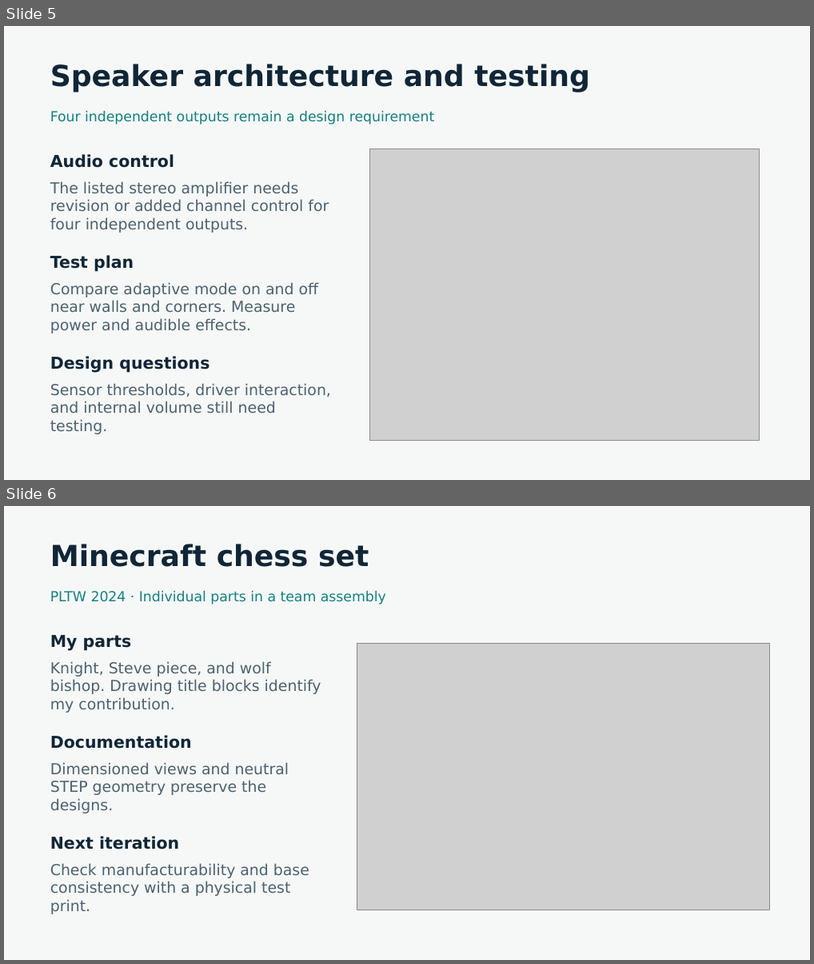
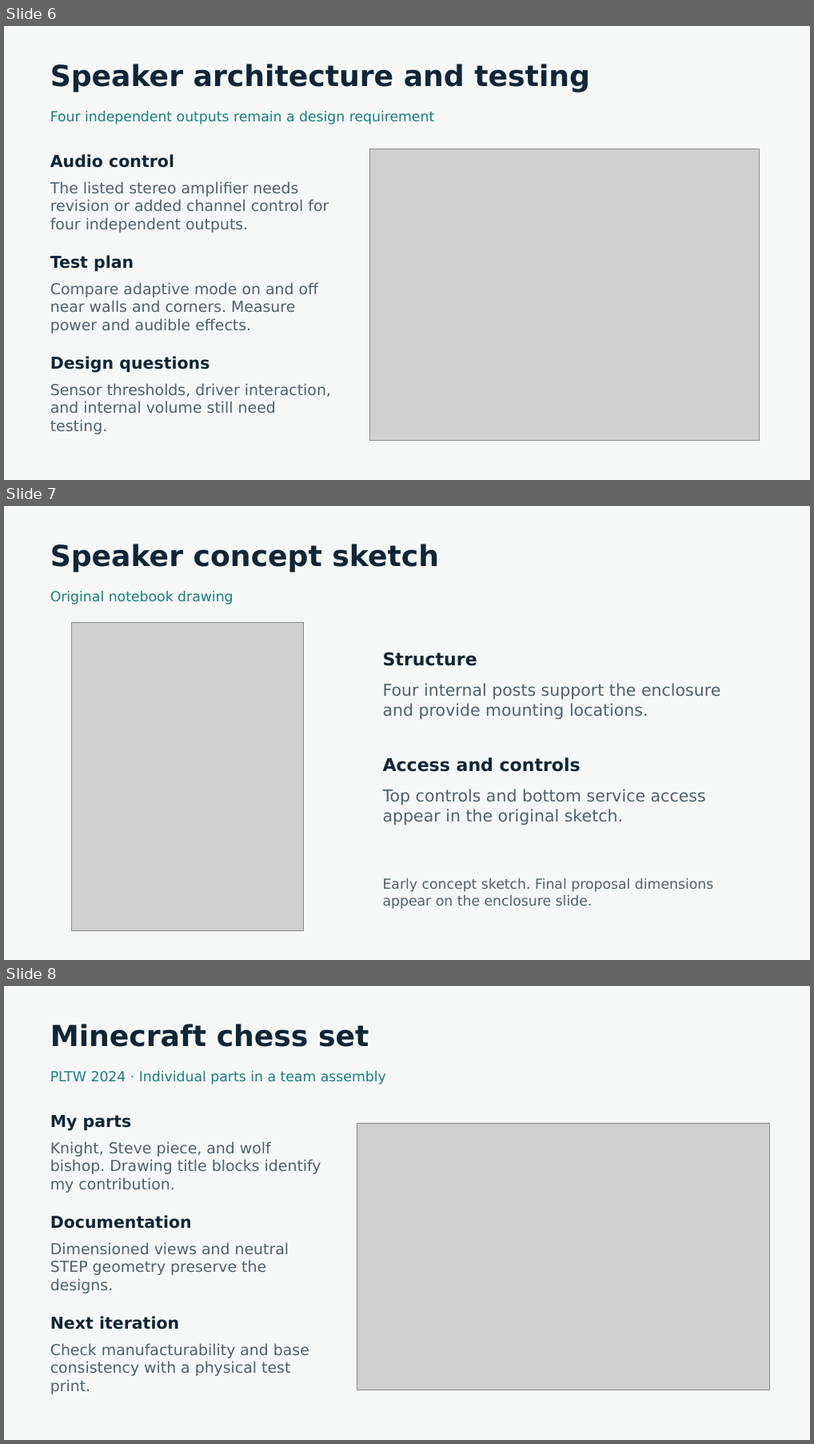
Before and after one commit to pur35t/Brief-Projects-, a slide deck: presentation/Rigoberto_Cortez_Portfolio.pptx. Shown one above the other, each under a label of ours: slides 5 and 6 before the commit, slides 6, 7 and 8 after it. The pictures are 814x964 and 814x1444 pixels, drawn with LibreOffice and Linux fonts; fonts in the diff are those of the drawing; grey boxes stand for pictures. Boxes give left, top, right and bottom in pixels: in the first picture for what was removed or moved away, otherwise in the second. Text is boxed around its words. In the diff, an @@ line names an element or a change of style, - is before the commit and + after.

```diff
--- a/presentation/Rigoberto_Cortez_Portfolio.pptx
+++ b/presentation/Rigoberto_Cortez_Portfolio.pptx
@@ slide 7 added at (4,506,810,960), background #F6F8F7 @@
@@ text added at (50,544,439,572), 34.5 pt, text #102637, bold @@
+Speaker concept sketch
@@ text added at (50,591,233,604), 16.5 pt, text #147F80 @@
+Original notebook drawing
@@ picture added at (72,622,303,931) @@
@@ text added at (383,652,478,666), 21 pt, text #102637, bold @@
+Structure
@@ text added at (383,683,721,720), 19.5 pt, text #4C626E @@
+Four internal posts support the enclosure and provide mounting locations.
@@ text added at (383,757,581,772), 21 pt, text #102637, bold @@
+Access and controls
@@ text added at (383,788,706,825), 19.5 pt, text #4C626E @@
+Top controls and bottom service access appear in the original sketch.
@@ text added at (383,878,714,908), 16.5 pt, text #4C626E @@
+Early concept sketch. Final proposal dimensions appear on the enclosure slide.
@@ what was slide 5 is now slide 6 @@
@@ what was slide 6 is now slide 8 @@
```
Also in this commit, not shown: 1 slide changed, 7 other slides added, 2 slides removed, 48 other files.
